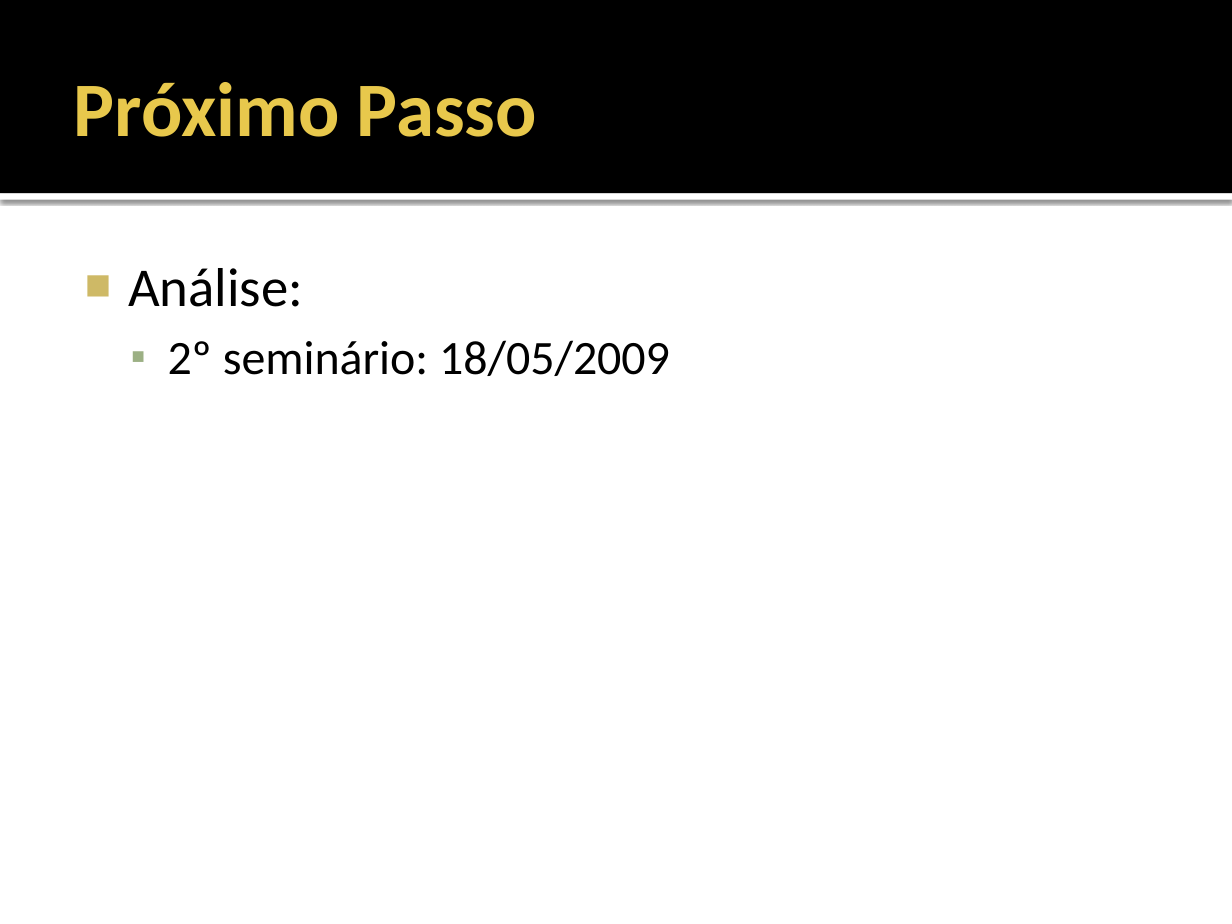
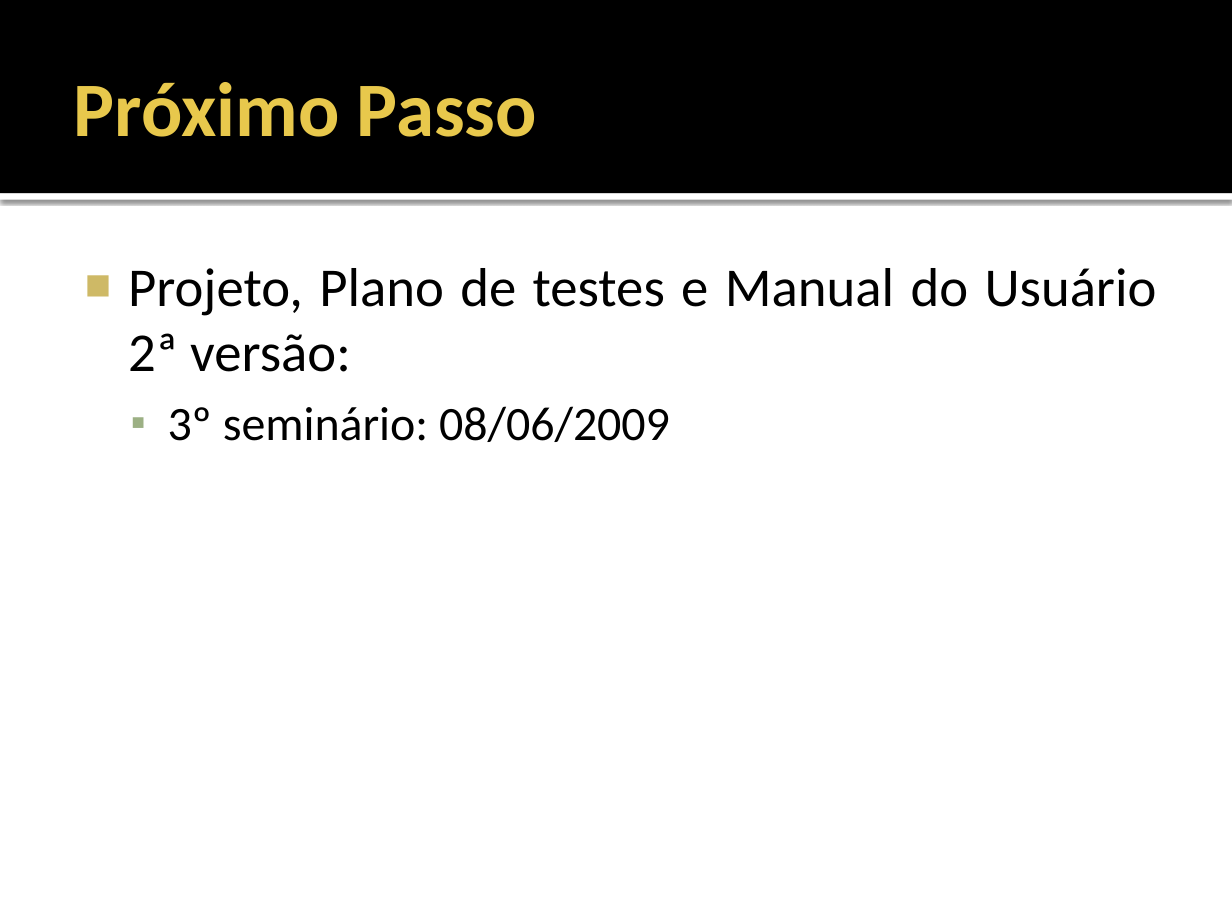
Before and after one commit to fchirigati/rota, a slide deck: slide 10 of Documentação/Especificação de Requisitos de Software/Apresentação.pptx (slide 14 before the commit). Drawn at 1232x924 pixels with LibreOffice and Linux fonts; fonts in the diff are those of the drawing. Boxes give left, top, right and bottom in pixels: in the first picture for what was removed or moved away, otherwise in the second. Text is boxed around its words. In the diff, an @@ line names an element or a change of style, - is before the commit and + after.

```diff
--- a/Documentação/Especificação de Requisitos de Software/Apresentação.pptx
+++ b/Documentação/Especificação de Requisitos de Software/Apresentação.pptx
@@ text at box(128, 268, 1157, 442): text changed; size 28 to 32 pt @@
-■ Análise:
-  ▪ 2º seminário: 18/05/2009
+■ Projeto, Plano de testes e Manual do Usuário 2ª versão:
+  ▪ 3º seminário: 08/06/2009
```
Also in this commit, not shown: 4 other slides changed, 6 slides added, 10 slides removed.
